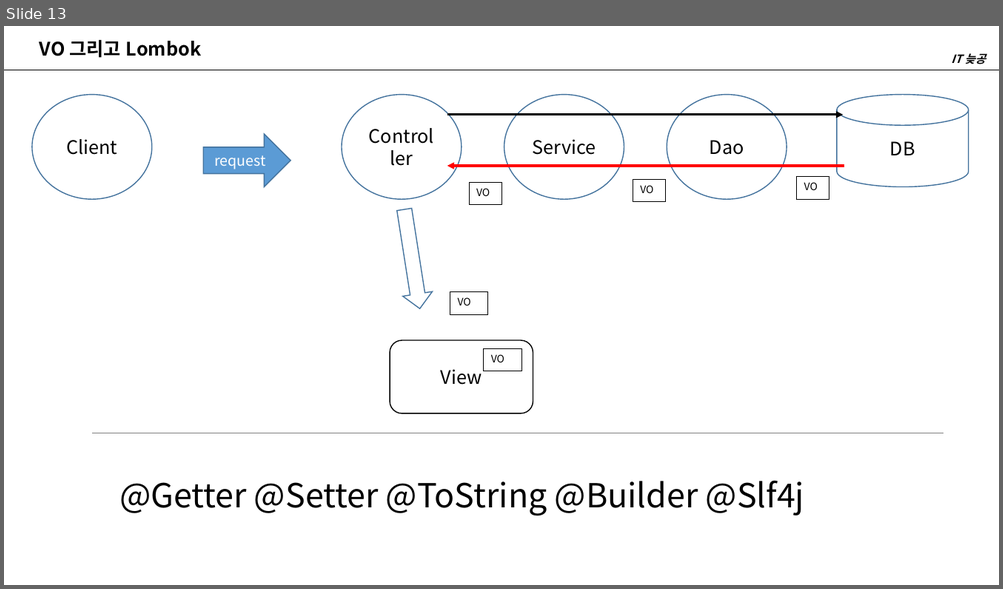
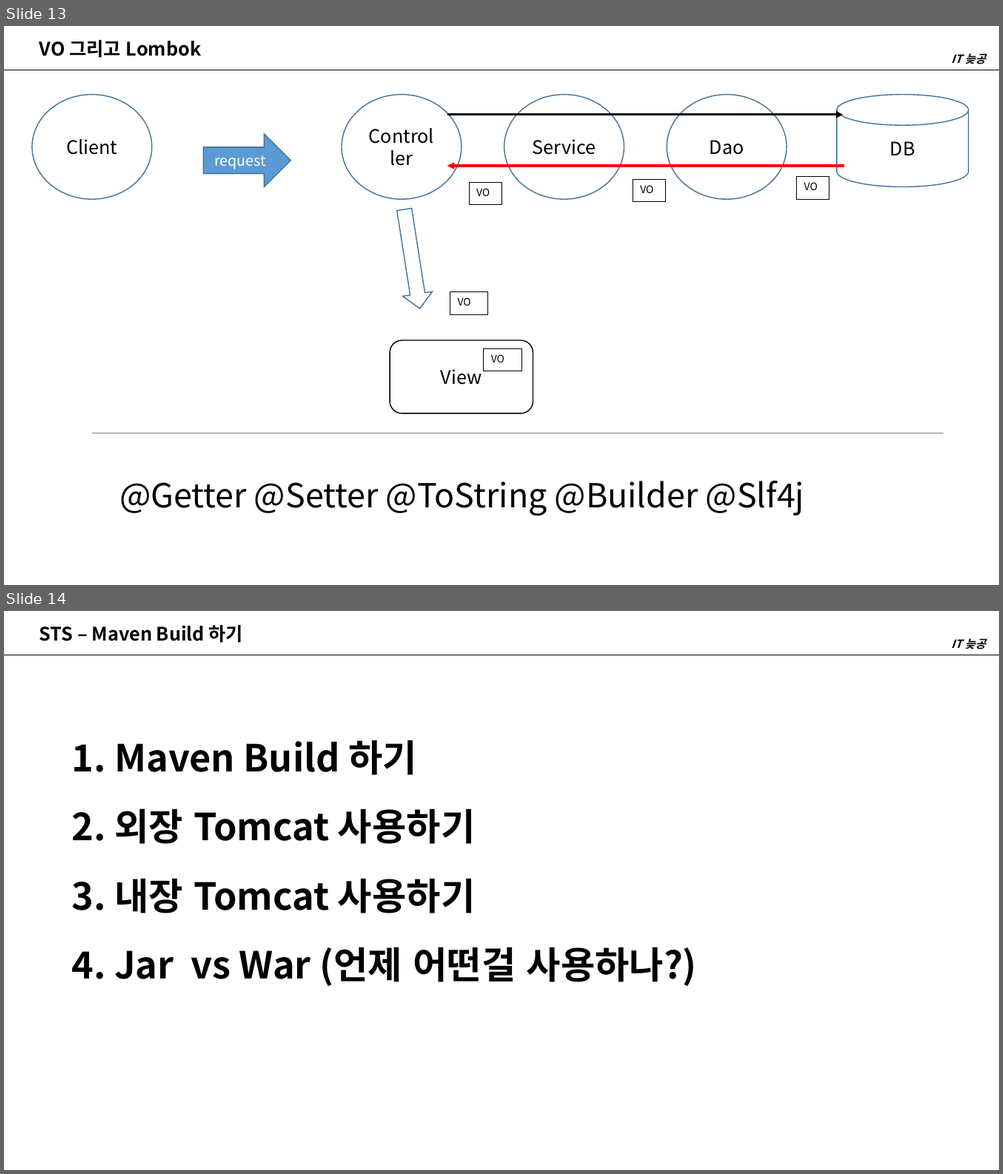
Before and after one commit to dhkim-githup/YouTube, a slide deck: newwork/Model2_Spring.pptx. Shown one above the other, each under a label of ours: slide 13 before the commit, slides 13 and 14 after it. The pictures are 1003x589 and 1003x1174 pixels, drawn with LibreOffice and Linux fonts; fonts in the diff are those of the drawing. Boxes give left, top, right and bottom in pixels: in the first picture for what was removed or moved away, otherwise in the second. Text is boxed around its words. In the diff, an @@ line names an element or a change of style, - is before the commit and + after.

```diff
--- a/newwork/Model2_Spring.pptx
+++ b/newwork/Model2_Spring.pptx
@@ slide 14 added at (x1=4, y1=611, x2=999, y2=1170), background #FFFFFF @@
@@ text added at (x1=40, y1=625, x2=243, y2=643), 18 pt, text #000000, bold @@
+STS – Maven Build 하기
@@ line added from (4, 655) to (999, 655), #000000 0.5 pt @@
@@ text added at (x1=950, y1=638, x2=985, y2=649), 11 pt, text #000000, bold, italic @@
+IT 늦공
@@ text added at (x1=72, y1=740, x2=417, y2=775), 36 pt, text #000000, bold @@
+1. Maven Build 하기
@@ text added at (x1=72, y1=809, x2=475, y2=844), 36 pt, text #000000, bold @@
+2. 외장 Tomcat 사용하기
@@ text added at (x1=72, y1=878, x2=475, y2=914), 36 pt, text #000000, bold @@
+3. 내장 Tomcat 사용하기
@@ text added at (x1=72, y1=947, x2=697, y2=986), 36 pt, text #000000, bold @@
+4. Jar vs War (언제 어떤걸 사용하나?)
```
Also in this commit, not shown: 1 slide changed, 33 other files.
